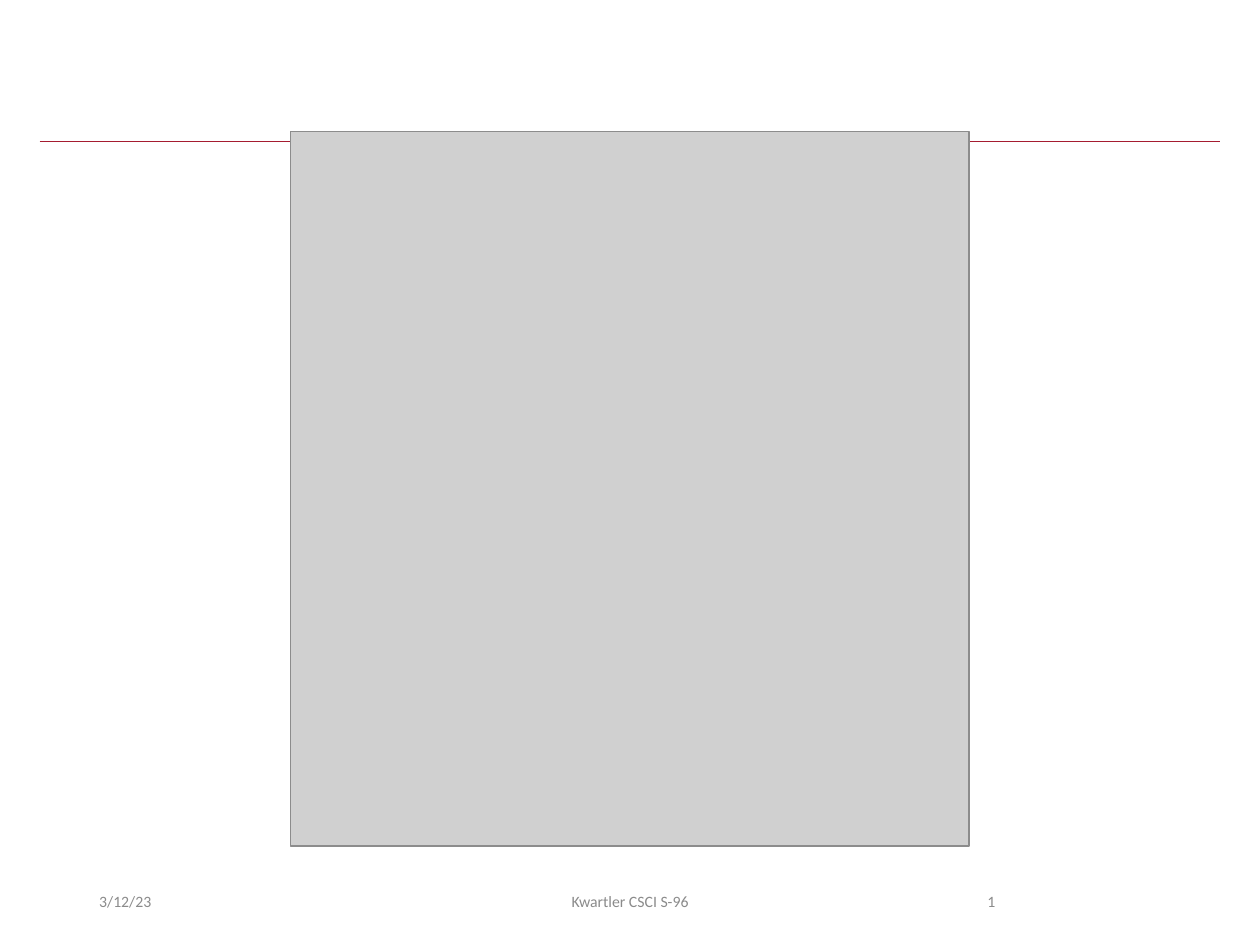
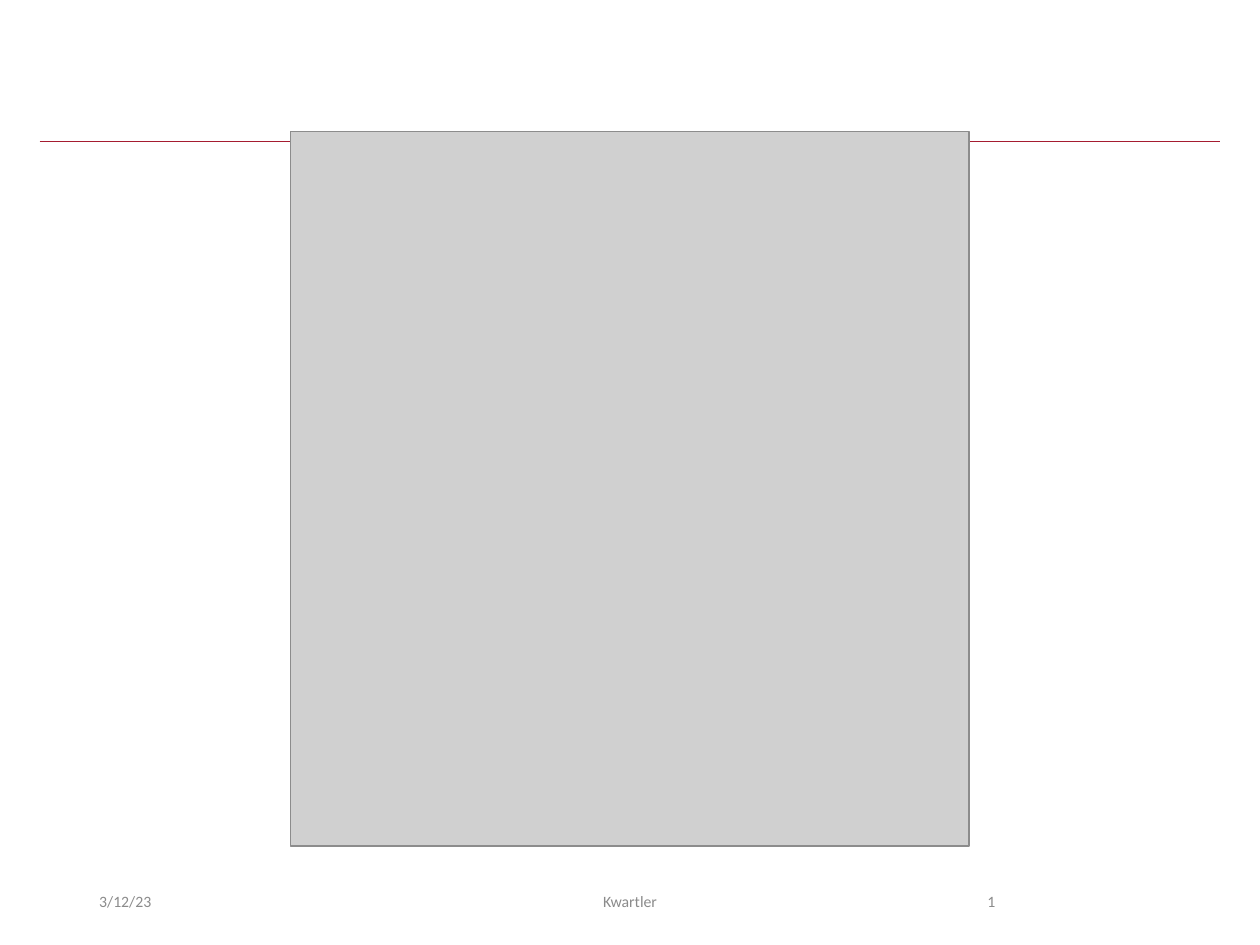
Before and after one commit to kwartler/Hult_Visualizing-Analyzing-Data-with-R, a slide deck: slide 1 of DD1/F_Mar13/A_Workflow_Preprocessing.pptx. Drawn at 1260x945 pixels with LibreOffice and Linux fonts; fonts in the diff are those of the drawing; grey boxes stand for pictures; background and template pictures are left out. Boxes give left, top, right and bottom in pixels: in the first picture for what was removed or moved away, otherwise in the second. Text is boxed around its words. In the diff, an @@ line names an element or a change of style, - is before the commit and + after.

```diff
--- a/DD1/F_Mar13/A_Workflow_Preprocessing.pptx
+++ b/DD1/F_Mar13/A_Workflow_Preprocessing.pptx
@@ text at (x1=603, y1=896, x2=657, y2=907): text changed @@
-Kwartler CSCI S-96
+Kwartler
```
Also in this commit, not shown: 27 other slides changed, 5 slides added, 3 other files.
